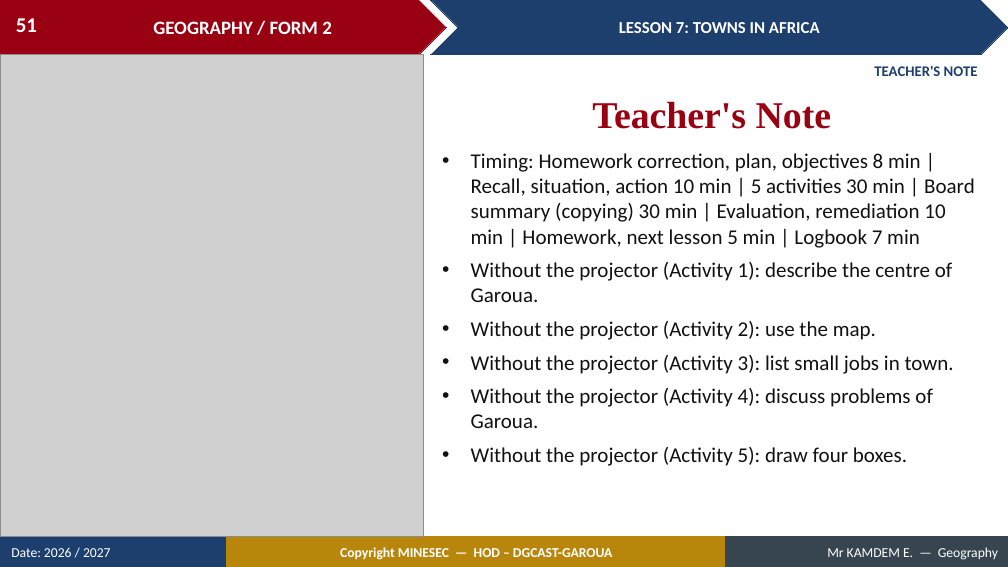
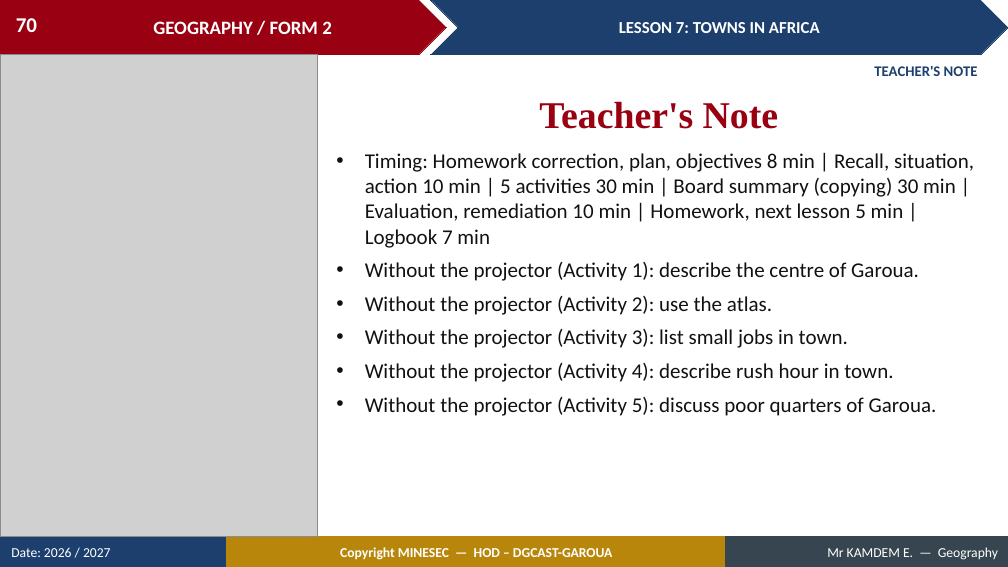
Before and after one commit to Berthautk/linea-github, a slide deck: slide 70 of lecons/F2/14_F2_M2_L07_Towns_in_Africa.pptx (slide 51 before the commit). Drawn at 1008x567 pixels with LibreOffice and Linux fonts; fonts in the diff are those of the drawing; grey boxes stand for pictures. Boxes give left, top, right and bottom in pixels: in the first picture for what was removed or moved away, otherwise in the second. Text is boxed around its words. In the diff, an @@ line names an element or a change of style, - is before the commit and + after.

```diff
--- a/lecons/F2/14_F2_M2_L07_Towns_in_Africa.pptx
+++ b/lecons/F2/14_F2_M2_L07_Towns_in_Africa.pptx
@@ page number at <box>16,18,37,32</box>: text changed @@
-51
+70
@@ picture: place and size @@
-picture at <box>0,54,423,537</box>
+picture at <box>0,54,318,537</box>
@@ text "Teacher's Note": place and size @@
-text "Teacher's Note" at <box>592,101,832,129</box>
+text "Teacher's Note" at <box>539,101,779,129</box>
@@ text "Timing: Homework correction, plan, objectives ...": place and size @@
-text "Timing: Homework correction, plan, objectives ..." at <box>471,153,975,466</box>
+text "Timing: Homework correction, plan, objectives ..." at <box>365,153,974,416</box>
@@ text at <box>365,296,772,315</box>: text changed @@
-• Without the projector (Activity 2): use the map.
+• Without the projector (Activity 2): use the atlas.
@@ text at <box>365,363,937,416</box>: text changed @@
-• Without the projector (Activity 4): discuss problems of Garoua.
-• Without the projector (Activity 5): draw four boxes.
+• Without the projector (Activity 4): describe rush hour in town.
+• Without the projector (Activity 5): discuss poor quarters of Garoua.
```
Also in this commit, not shown: 26 other slides changed, 24 slides added, 4 slides removed, 21 other files.
